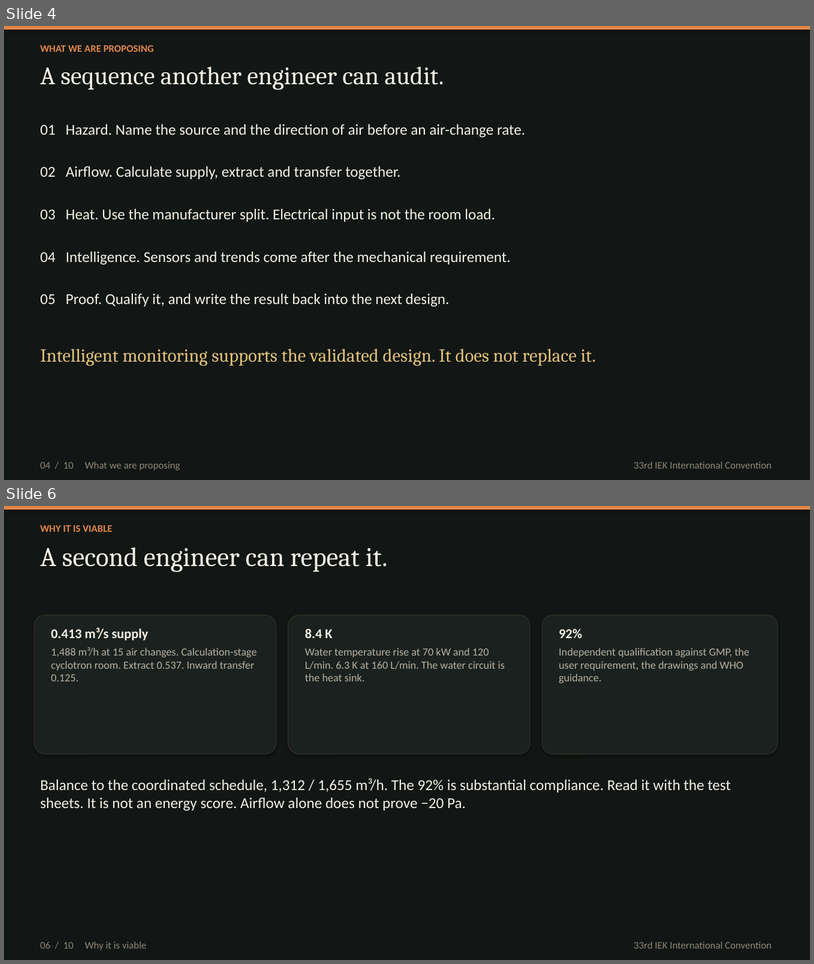
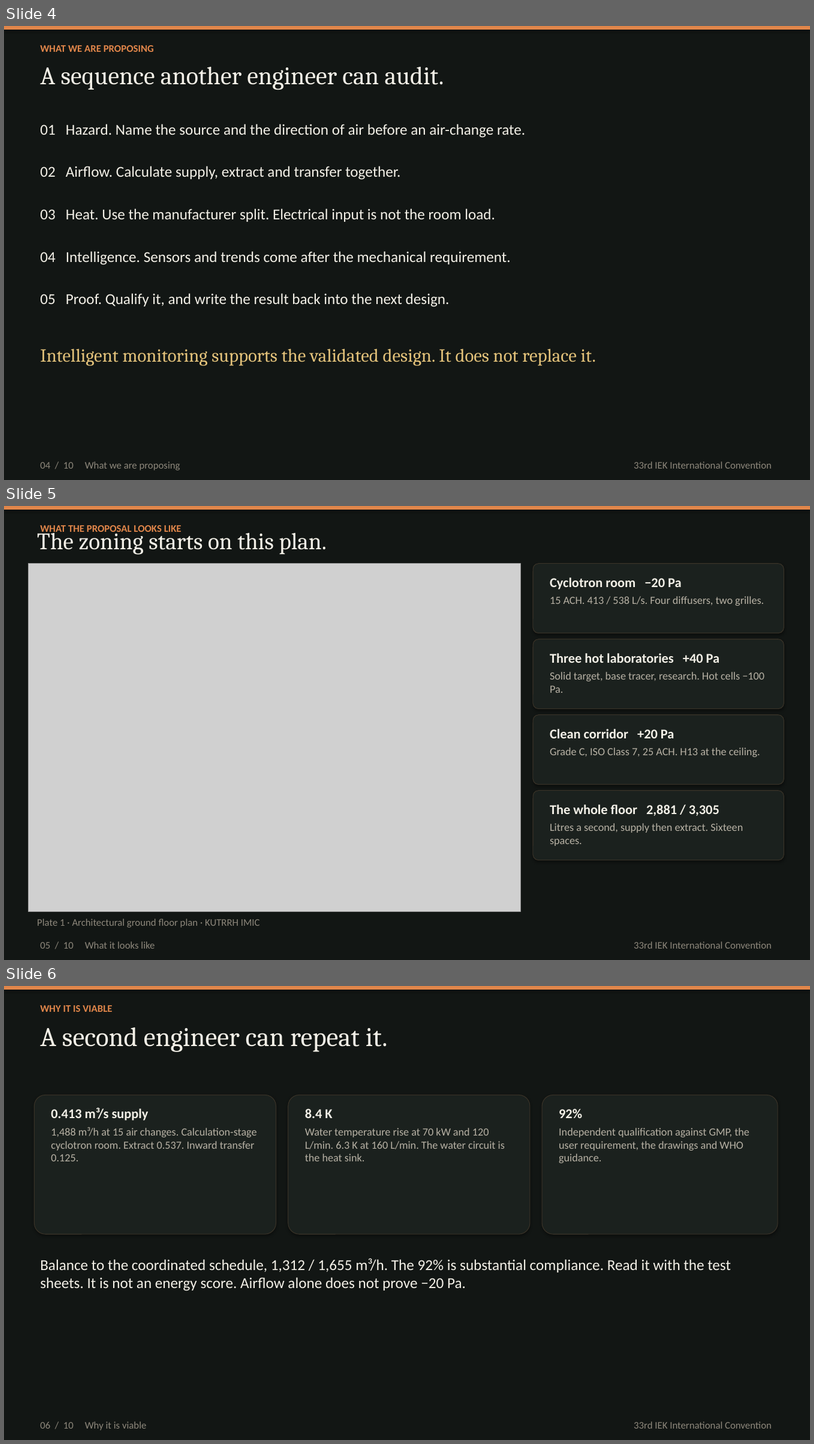
Before and after one commit to kakaijacob/Special-Operations-Schema, a slide deck: iek-talks/IEK_Cyclotron_HVAC_10_slides.pptx. Shown one above the other, each under a label of ours: slides 4 and 6 before the commit, slides 4, 5 and 6 after it; the slides between them are not shown. The pictures are 814x964 and 814x1444 pixels, drawn with LibreOffice and Linux fonts; fonts in the diff are those of the drawing; grey boxes stand for pictures. Boxes give left, top, right and bottom in pixels: in the first picture for what was removed or moved away, otherwise in the second. Text is boxed around its words. In the diff, an @@ line names an element or a change of style, - is before the commit and + after.

```diff
--- a/iek-talks/IEK_Cyclotron_HVAC_10_slides.pptx
+++ b/iek-talks/IEK_Cyclotron_HVAC_10_slides.pptx
@@ slide 5 added at [4,506,810,960], background #121614 @@
@@ rectangle added at [4,506,810,510], fill #E1864A @@
@@ text added at [37,528,327,555], 28 pt, text #F3F0E7 @@
+The zoning starts on this plan.
@@ text added at [40,525,182,535], 12 pt, text #E1864A, bold @@
+WHAT THE PROPOSAL LOOKS LIKE
@@ picture added at [28,564,521,912] @@
@@ rounded rectangle added at [533,564,785,633], fill #1B211E, outline #3A3328 0.75 pt @@
@@ text added at [550,577,764,606], 13 pt, text #B7B1A4 @@
+Cyclotron room −20 Pa
+15 ACH. 413 / 538 L/s. Four diffusers, two grilles.
@@ rounded rectangle added at [533,639,785,709], fill #1B211E, outline #3A3328 0.75 pt @@
@@ text added at [550,653,765,693], 13 pt, text #B7B1A4 @@
+Three hot laboratories +40 Pa
+Solid target, base tracer, research. Hot cells −100 Pa.
@@ rounded rectangle added at [533,715,785,784], fill #1B211E, outline #3A3328 0.75 pt @@
@@ text added at [550,729,761,757], 13 pt, text #B7B1A4 @@
+Clean corridor +20 Pa
+Grade C, ISO Class 7, 25 ACH. H13 at the ceiling.
@@ rounded rectangle added at [533,790,785,860], fill #1B211E, outline #3A3328 0.75 pt @@
@@ text added at [550,804,743,846], 13 pt, text #B7B1A4 @@
+The whole floor 2,881 / 3,305
+Litres a second, supply then extract. Sixteen spaces.
@@ text added at [37,918,260,927], 12 pt, text #8D877B @@
+Plate 1 · Architectural ground floor plan · KUTRRH IMIC
@@ text added at [40,941,155,948], 12 pt, text #8D877B @@
+05 / 10 What it looks like
@@ text added at [634,941,772,948], 12 pt, text #8D877B @@
+33rd IEK International Convention
```
Also in this commit, not shown: 3 slides changed, 1 slide removed, 2 other files.
